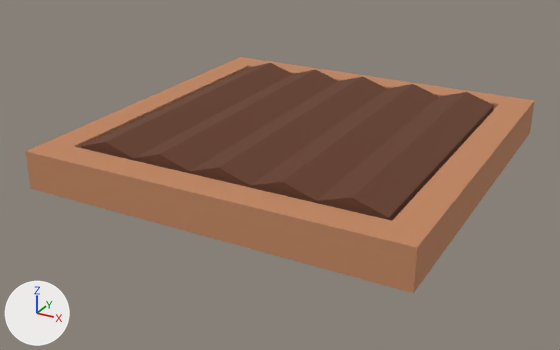
Before and after pictures for a commit that changed the Blender file assets/blender_models/farm_plot.blend.
Camera for both pictures: a 50 mm camera at (0.712, -1.393, 0.646) aimed at (-0.025, -0.052, -0.025). Lighting does not change. The marker at lower left points along +X, +Y and +Z. The picture after the commit comes second.
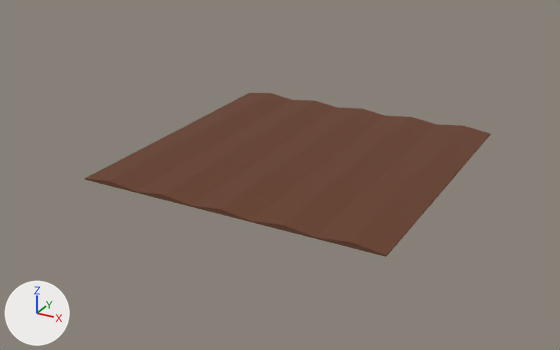
Boxes (x1, y1, x2, y2) around the edits, measured in the pictures (560 x 350 px):
'Cube.001', reshaped, moved, rescaled
    before: (81, 63, 494, 221)
    after: (85, 93, 490, 257)
'Cube', hidden (orange)
    before: (25, 57, 535, 293)

What the commit changed:
me_cube_001 has 44 vertices, 42 faces and spans x -1.0..1.0, y -1.0..1.0, z -1.0..2.0.
me_cube_001 is used by ob_cube_001; location (0.0, 0.0, 0.058); scale (0.325, 0.325, 0.0213).
me_cube_001 part 1: all 12 vertices in x -1.0..1.0, y -1.0..1.0, z 1.0 are moved by (0.0, 0.0, -1.24).
Object 'Cube' (ob_cube) moves from (0.0, 0.0, 0.04) to (0.0, 0.0, 0.007).
Object 'Cube' (ob_cube) is rescaled from (0.4, 0.4, 0.04) to (0.4, 0.4, 0.00695).
Object 'Cube' (ob_cube) is now hidden.
Object 'Cube.001' (ob_cube_001) moves from (0.0, 0.0, 0.058) to (0.0, 0.0, 0.01).
Object 'Cube.001' (ob_cube_001) is rescaled from (0.325, 0.325, 0.0213) to (0.325, 0.325, 0.00371).
